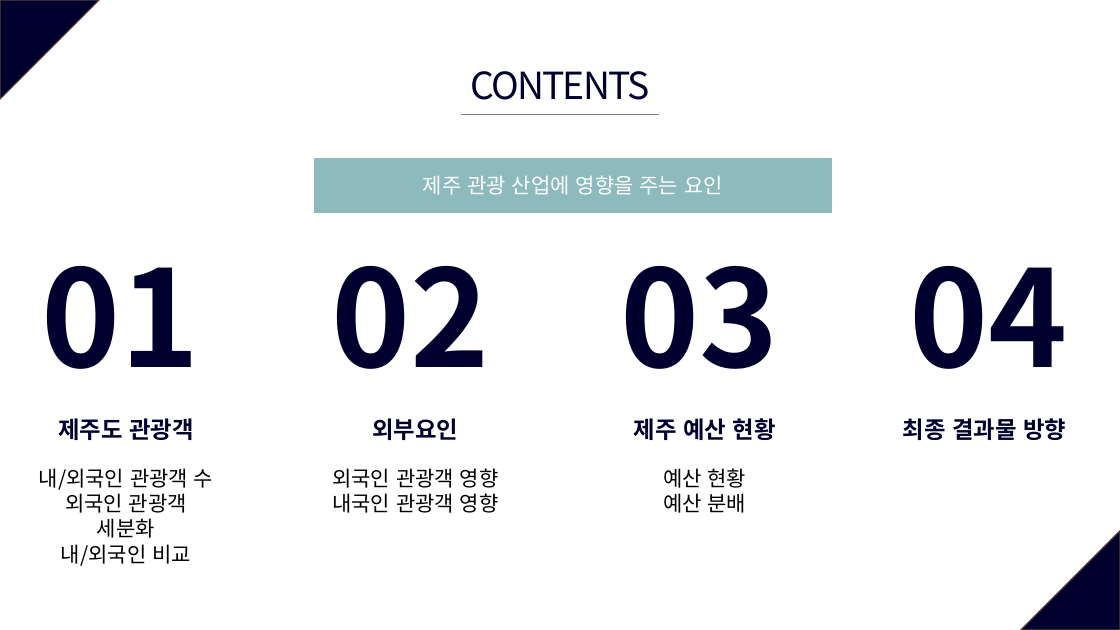
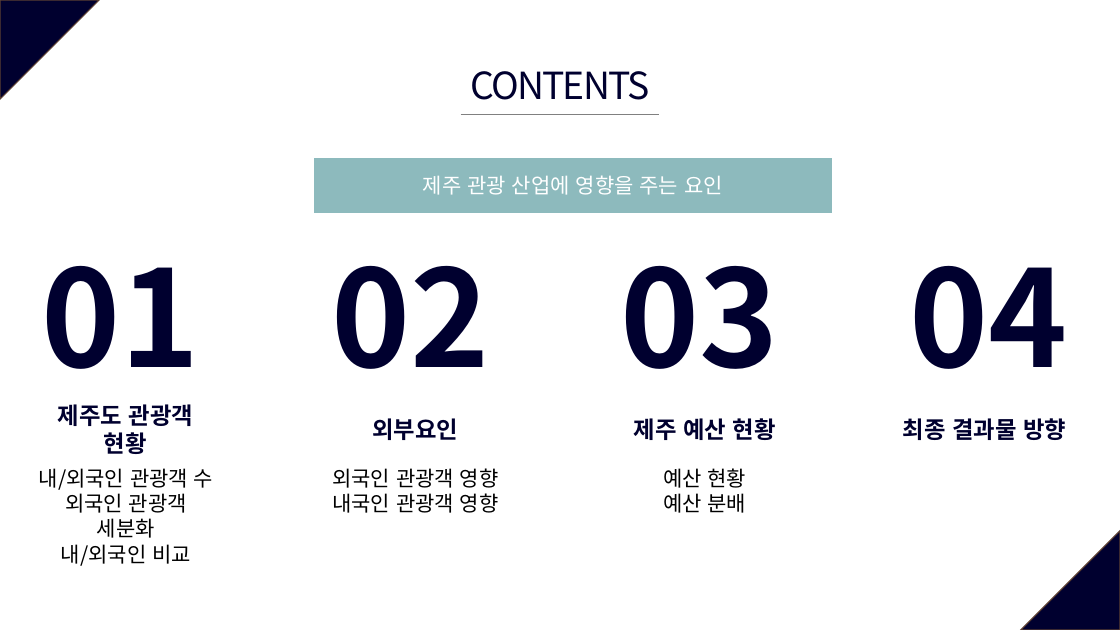
Before and after one commit to so-jeong0127/6-project, a slide deck: slide 2 of 6조_외부환경영향.pptx. Drawn at 1120x630 pixels with LibreOffice and Linux fonts; fonts in the diff are those of the drawing. Boxes give left, top, right and bottom in pixels: in the first picture for what was removed or moved away, otherwise in the second. Text is boxed around its words. In the diff, an @@ line names an element or a change of style, - is before the commit and + after.

```diff
--- a/6조_외부환경영향.pptx
+++ b/6조_외부환경영향.pptx
@@ text at box(58, 404, 193, 454): text changed @@
-제주도 관광객
+제주도 관광객 현황
```
Also in this commit, not shown: 7 other slides changed.
